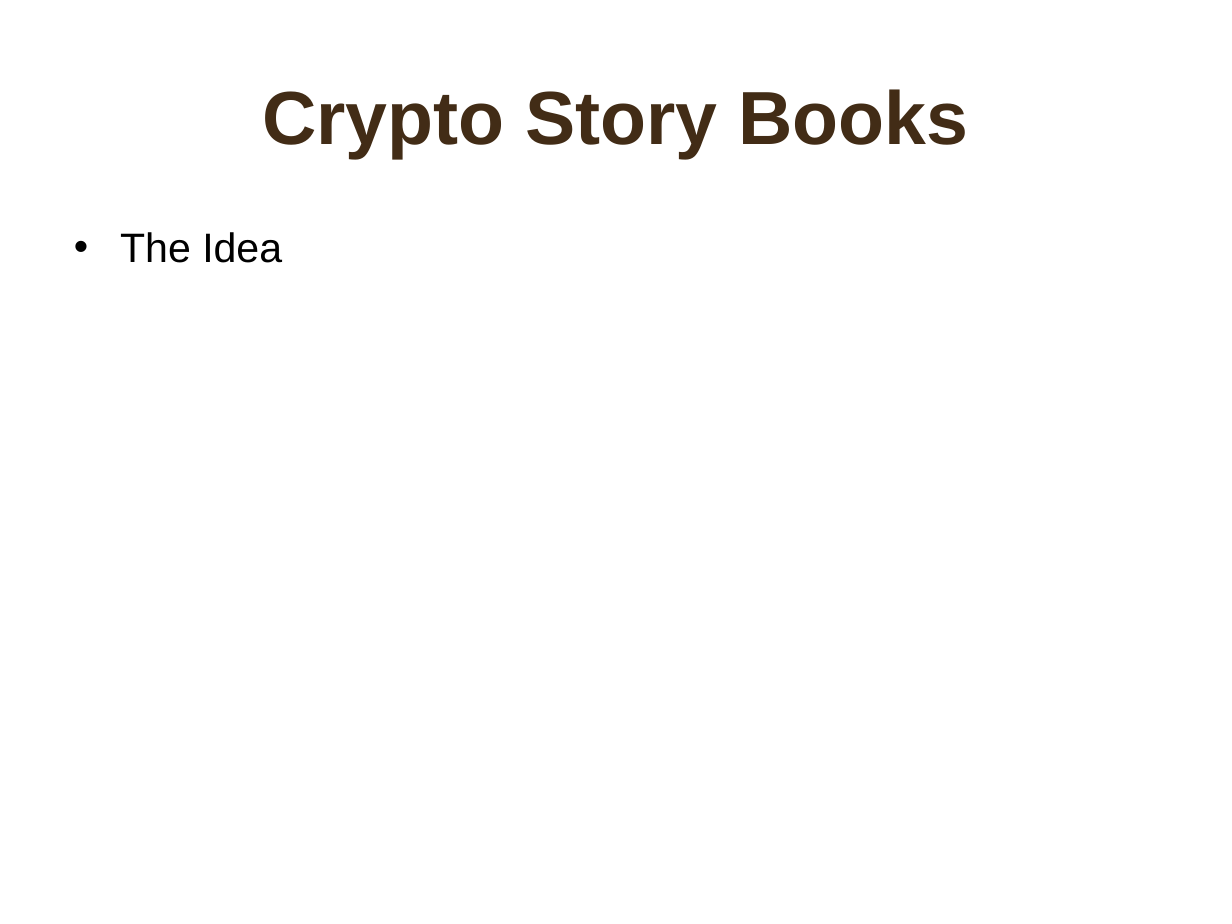
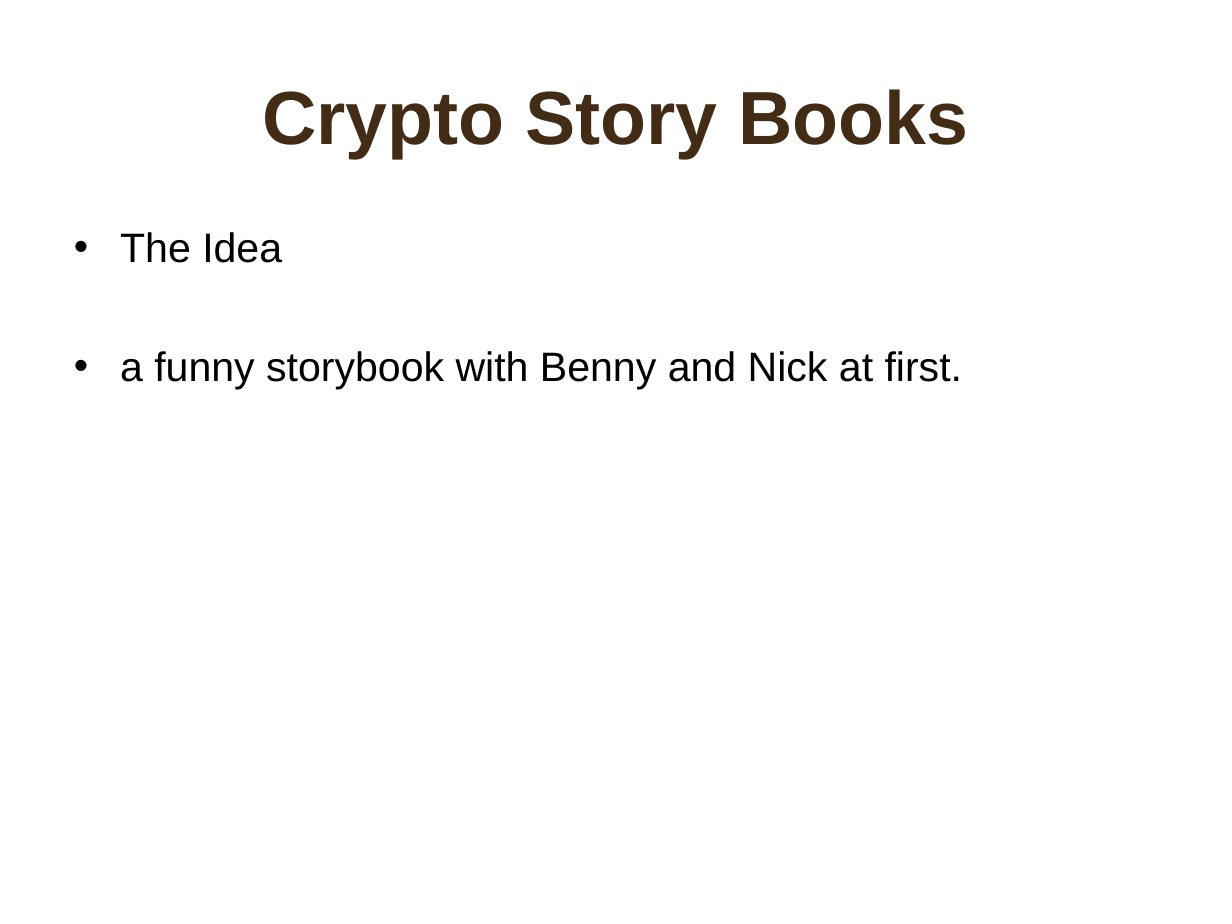
Before and after one commit to yangboz/iStoryBook, a slide deck: slide 4 of documents/bp/BPofCryptoStoryBooks.ppt. Drawn at 1232x924 pixels with LibreOffice and Linux fonts; fonts in the diff are those of the drawing; background and template pictures are left out. Boxes give left, top, right and bottom in pixels: in the first picture for what was removed or moved away, otherwise in the second. Text is boxed around its words. In the diff, an @@ line names an element or a change of style, - is before the commit and + after.

Commit message:
CHANGED:update the BP ppt;

```diff
--- a/documents/bp/BPofCryptoStoryBooks.ppt
+++ b/documents/bp/BPofCryptoStoryBooks.ppt
@@ text at (120, 351, 963, 390): paragraph added @@
+• a funny storybook with Benny and Nick at first.
```
